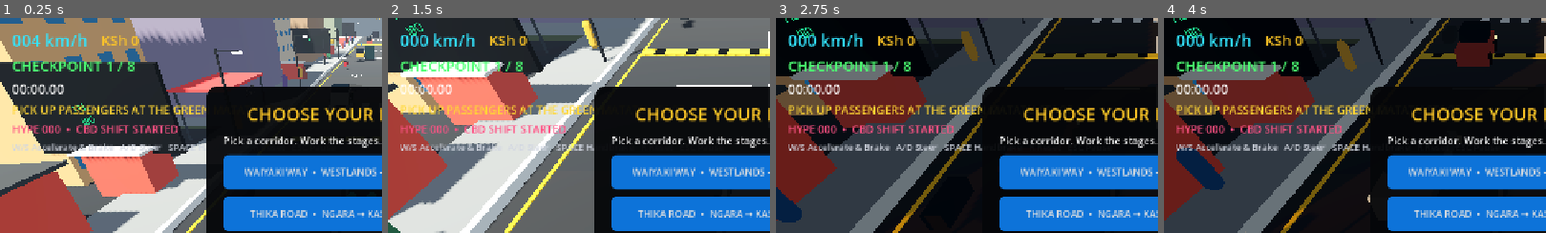
Above: before the commit, frames 1-4 (left to right).
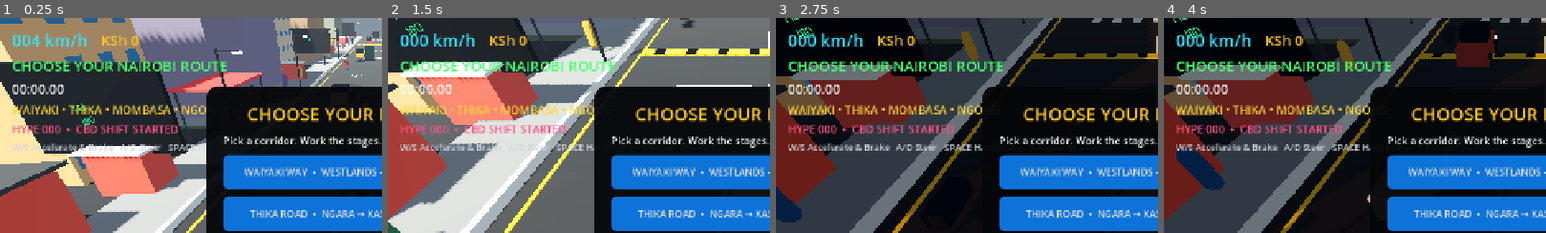
Above: after the commit, the same moments.

Repository: beathubonline-arch/Matatu-Mayhem
Game: Godot game, scene res://scenes/main/Main.tscn
The game is run twice, just before and just after one commit, with the same random seed, the same clock (stepped at 60 frames per second) and the same inputs.
Inputs (mouse positions are % of the whole screen's width and height, from its top left):
- Up to frame 1 (0.25 s): no input
- Up to frame 2 (1.5 s): tap Enter at 0.5 s; move the mouse to (72, 45) at 0.52 s; hold D (steer_right) 0.53-1.28 s; hold N (radio_next) 0.53-1.28 s; click (72, 45) at 0.67 s; move the mouse to (30, 55) at 1.27 s; hold S (brake) from 1.28 s (still down); tap M (radio_toggle) at 1.35 s
- Up to frame 3 (2.75 s): move the mouse to (60, 28) at 2.02 s; release S (brake) at 2.03 s; hold D (steer_right) from 2.03 s (still down); tap L at 2.1 s
- Up to frame 4 (4 s): move the mouse to (45, 70) at 2.77 s; release D (steer_right) at 2.78 s; hold W (accelerate) 2.78-3.53 s; tap N (radio_next) at 2.85 s; click (45, 70) at 2.92 s; move the mouse to (80, 65) at 3.52 s; hold A (steer_left) from 3.53 s (still down); hold M (radio_toggle) from 3.53 s (still down)
The pictures show only the part of the screen within x 0-50%, y 0-50%; the shares and areas given below are measured in that part.

The runs differ from the first frame. In frame 1, 3.3% of the frame differs, in the area x 3-60%, y 20-45%; in frame 2, 3.0%; in frame 3, 3.3%; in frame 4, 3.2%.

Commit message:
Remove legacy CBD HUD interference from corridor gameplay

Diff:
--- a/scripts/ui/HUD.gd
+++ b/scripts/ui/HUD.gd
@@ -46,16 +46,8 @@
 	_on_money_changed(EconomyManager.get_money())
 	if not route_manager_path.is_empty():
 		route_manager = get_node_or_null(route_manager_path) as RouteManager
-	if route_manager != null:
-		route_manager.checkpoint_progress.connect(_on_checkpoint_progress)
-		route_manager.route_completed.connect(_on_route_completed)
-		_on_checkpoint_progress(route_manager.current_index, route_manager.checkpoints.size())
 	if not passenger_manager_path.is_empty():
 		passenger_manager = get_node_or_null(passenger_manager_path) as PassengerManager
-	if passenger_manager != null:
-		passenger_manager.passenger_status_changed.connect(_on_passenger_status_changed)
-		passenger_manager.fare_awarded.connect(_on_fare_awarded)
-		_on_passenger_status_changed("PICK UP PASSENGERS AT THE GREEN MATATU STAGE")
 	fare_notice.visible = false
 	if not culture_manager_path.is_empty():
 		culture_manager = get_node_or_null(culture_manager_path)
@@ -88,8 +80,8 @@
 		speed_label.text = "000 km/h"
 	if corridor_service != null and bool(corridor_service.get("active")):
 		timer_label.text = _format_time(_corridor_time)
-	elif route_manager != null:
-		timer_label.text = _format_time(route_manager.elapsed_seconds)
+	elif GameManager.current_state == GameManager.GameState.ROUTE_SELECT:
+		timer_label.text = "00:00.00"
 	if _fare_notice_time > 0.0:
 		_fare_notice_time -= _delta
 		if _fare_notice_time <= 0.0:
@@ -158,6 +150,8 @@
 	passenger_label.text = "%s  •  STAGE %d/%d  •  %s" % [name, current, total, stop_name]
 
 func _on_corridor_completed(name: String, reward: int, balance: int) -> void:
+	GameManager.set_game_state(GameManager.GameState.ROUTE_COMPLETE)
+	objective_label.text = "ROUTE COMPLETE"
 	fare_notice.text = "%s COMPLETE  +KSh %s\\nBALANCE: KSh %s" % [name, _format_number(reward), _format_number(balance)]
 	fare_notice.visible = true
 	_fare_notice_time = 5.0
